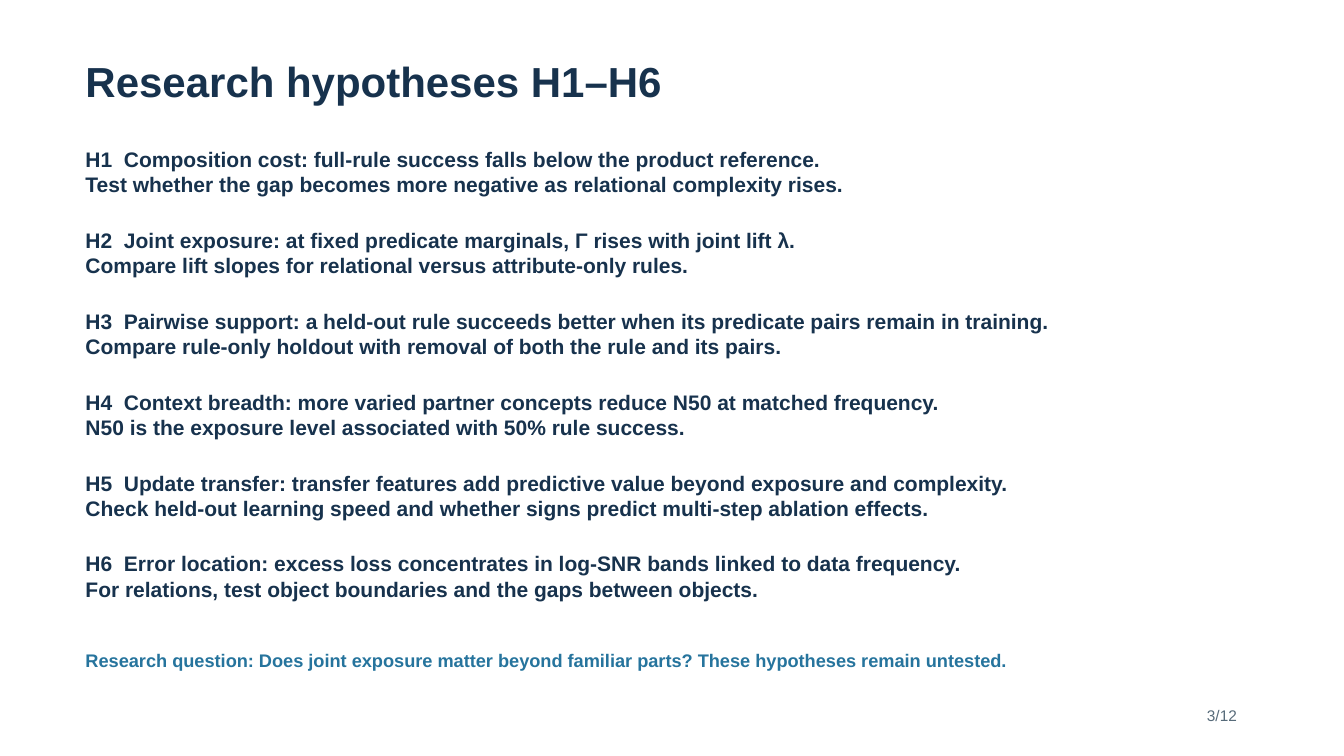
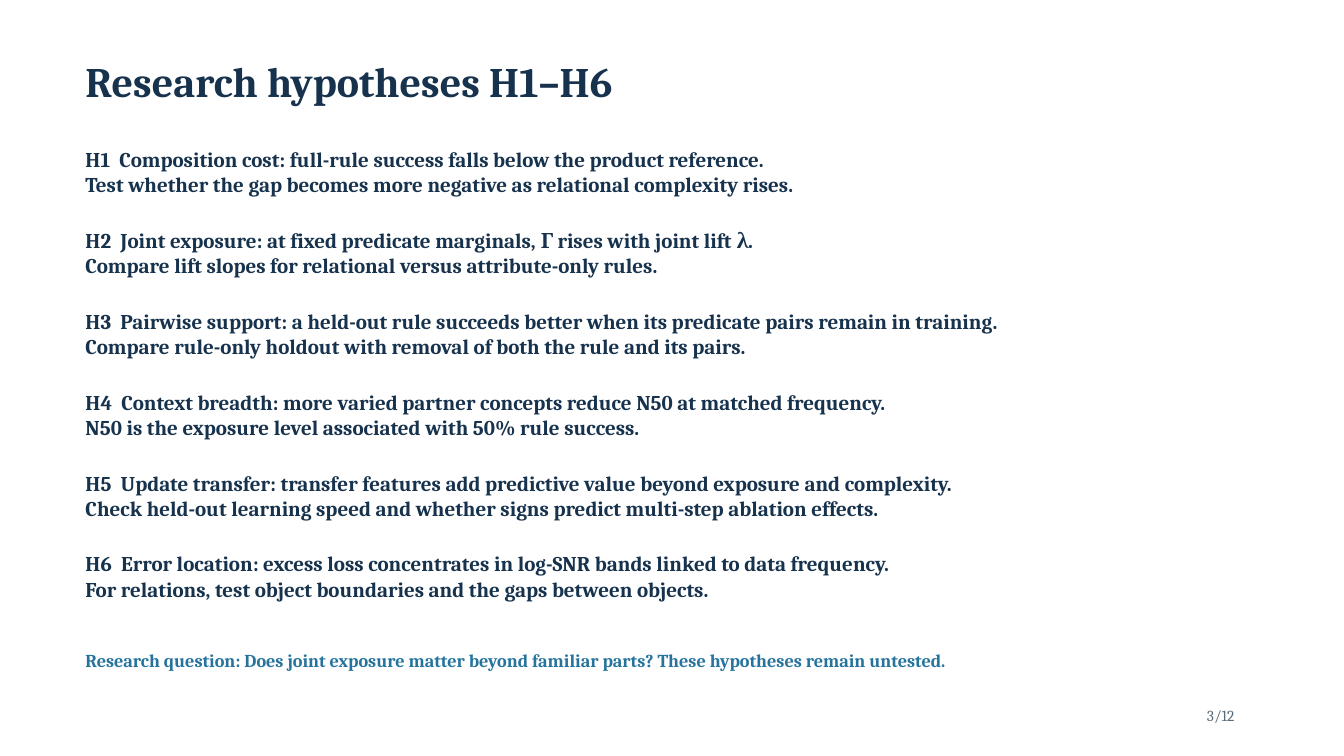
Before and after one commit to Space-Dev0/muadib, a slide deck: slide 3 of presentation/powerpoint/submission-final.pptx. Drawn at 1344x756 pixels with LibreOffice and Linux fonts; fonts in the diff are those of the drawing. Boxes give left, top, right and bottom in pixels: in the first picture for what was removed or moved away, otherwise in the second. Text is boxed around its words. In the diff, an @@ line names an element or a change of style, - is before the commit and + after.

```diff
--- a/presentation/powerpoint/submission-final.pptx
+++ b/presentation/powerpoint/submission-final.pptx
@@ font Arial to Cambria in 9 elements at [85,67,612,107], [1207,710,1234,723], [85,152,793,197], [85,232,749,278], [85,314,997,359], [85,395,885,440], [85,476,952,521], [85,556,889,602], [85,654,945,671] @@
```
Also in this commit, not shown: 11 other slides changed, 3 other files.
